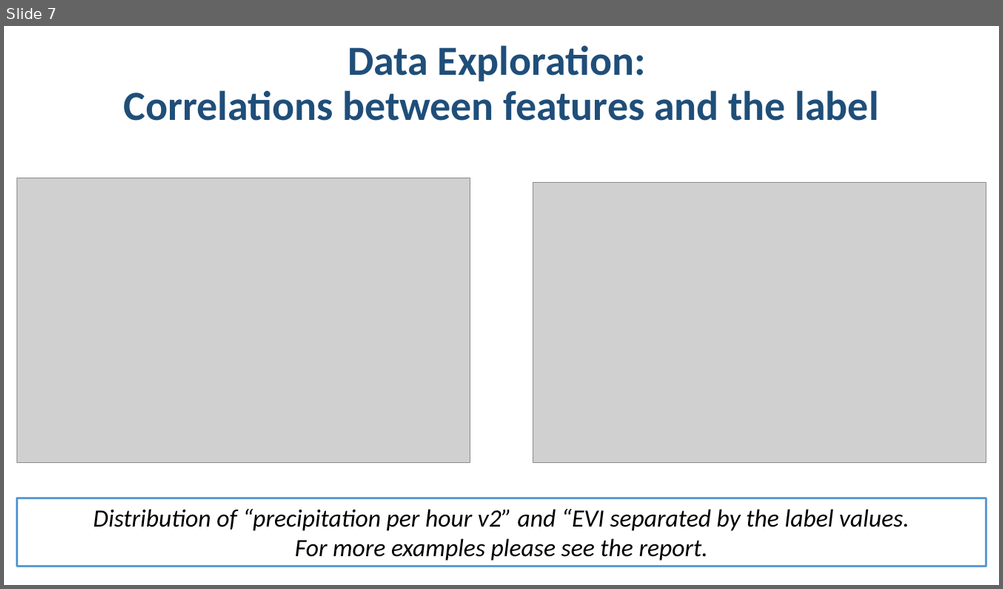
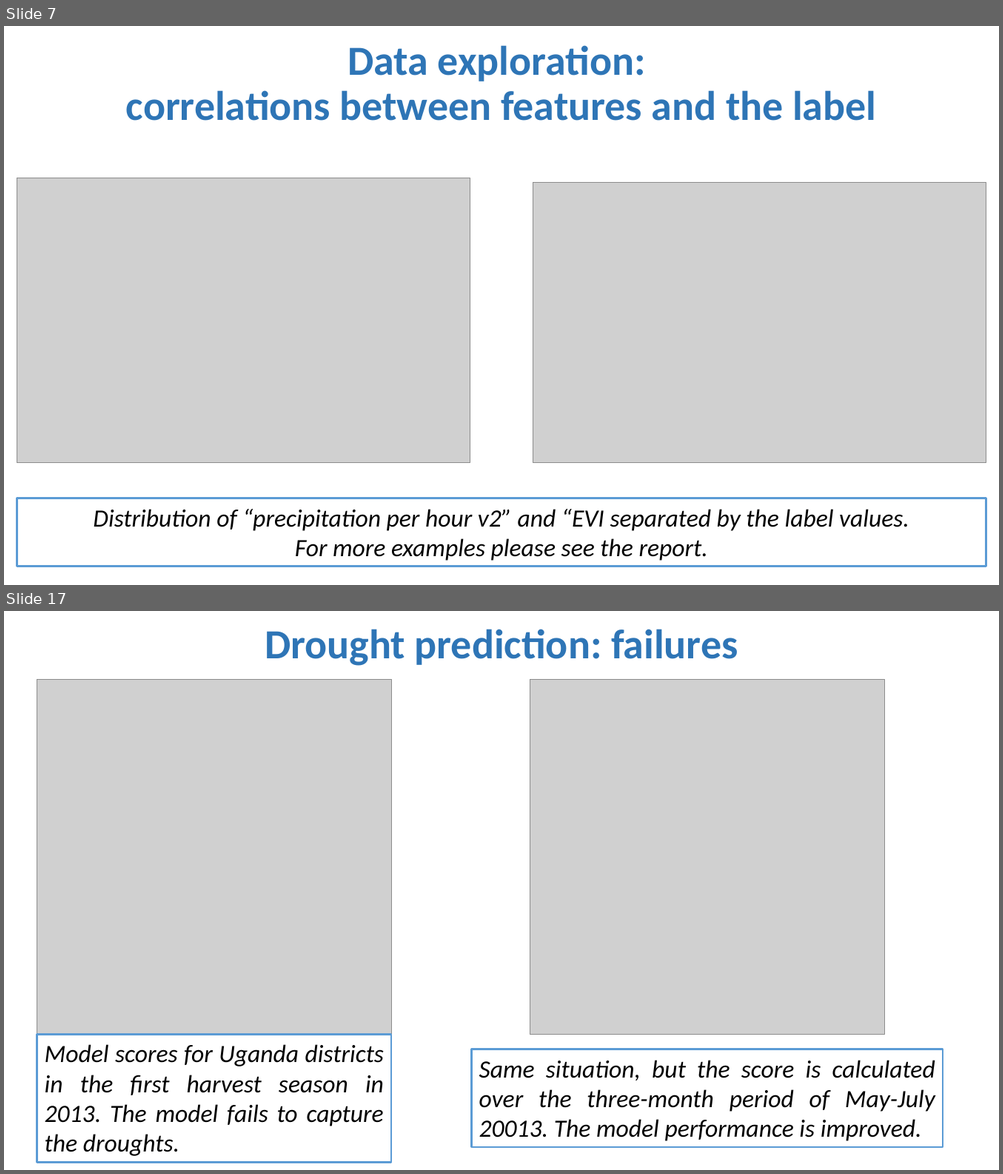
Before and after one commit to rodekruis/IBF-model, a slide deck: drought/skill-assessment/Model Event Data/Presentation/Model_event_data_Uganda.pptx. Shown one above the other, each under a label of ours: slide 7 before the commit, slides 7 and 17 after it; the slides between them are not shown. The pictures are 1003x589 and 1003x1174 pixels, drawn with LibreOffice and Linux fonts; fonts in the diff are those of the drawing; grey boxes stand for pictures. Boxes give left, top, right and bottom in pixels: in the first picture for what was removed or moved away, otherwise in the second. Text is boxed around its words. In the diff, an @@ line names an element or a change of style, - is before the commit and + after.

```diff
--- a/drought/skill-assessment/Model Event Data/Presentation/Model_event_data_Uganda.pptx
+++ b/drought/skill-assessment/Model Event Data/Presentation/Model_event_data_Uganda.pptx
@@ slide 17 added at [4,611,999,1170], background #FFFFFF @@
@@ title added at [264,629,738,666], 40 pt, text #2E75B6, bold @@
+Drought prediction: failures
@@ picture added at [37,680,391,1035] @@
@@ picture added at [530,680,885,1035] @@
@@ rectangle added at [37,1035,391,1163], outline #5B9BD5 2 pt, 24 pt, text #000000, italic @@
+Model scores for Uganda districts in the first harvest season in 2013. The model fails to capture the droughts.
@@ rectangle added at [472,1050,942,1147], outline #5B9BD5 2 pt, 24 pt, text #000000, italic @@
+Same situation, but the score is calculated over the three-month period of May-July 20013. The model performance is improved.
@@ slide 7 changed as well @@
@@ title at [126,45,876,121]: text changed; text colour #1F4E79 to #2E75B6 @@
-Data Exploration:
-Correlations between features and the label
+Data exploration:
+correlations between features and the label
```
Also in this commit, not shown: 5 other slides changed, 19 other slides added, 1 slide removed, 19 other files.
